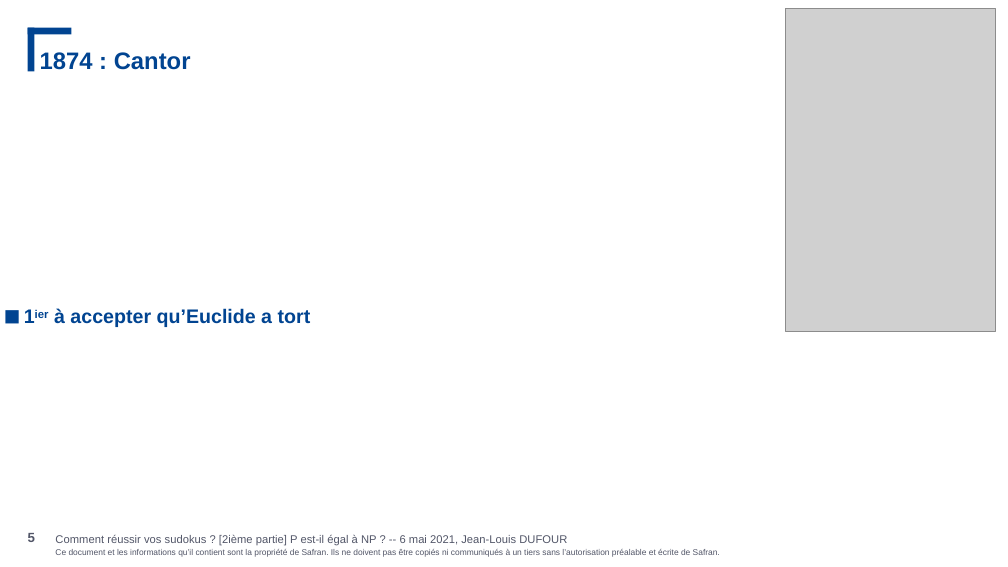
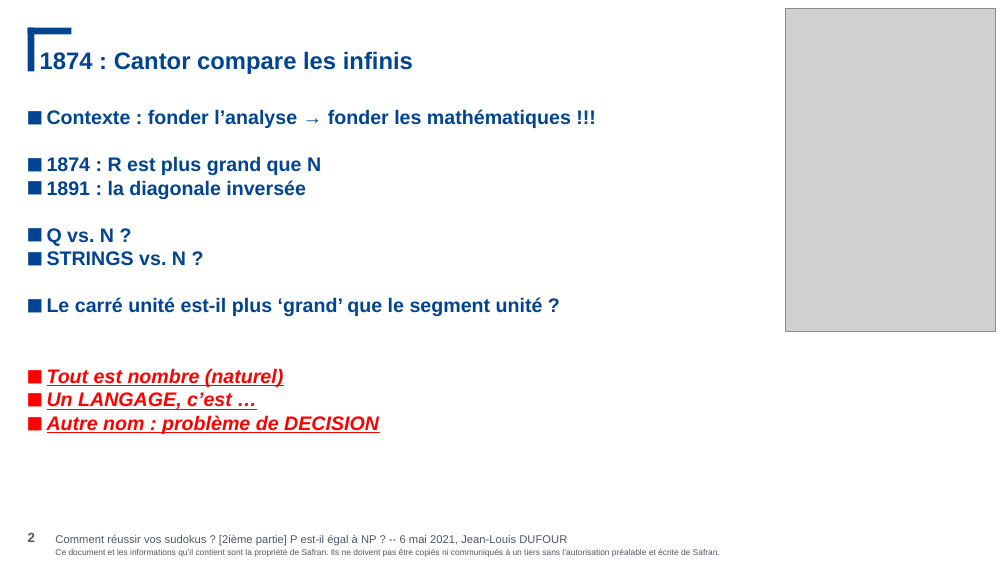
Before and after one commit to JeanLouisDufour/cours_comp, a slide deck: slide 2 of decidability.pptx (slide 5 before the commit). Drawn at 1008x567 pixels with LibreOffice and Linux fonts; fonts in the diff are those of the drawing; grey boxes stand for pictures; background and template pictures are left out. Boxes give left, top, right and bottom in pixels: in the first picture for what was removed or moved away, otherwise in the second. Text is boxed around its words. In the diff, an @@ line names an element or a change of style, - is before the commit and + after.

```diff
--- a/decidability.pptx
+++ b/decidability.pptx
@@ title at bbox=[40, 51, 413, 74]: text changed @@
-1874 : Cantor
+1874 : Cantor compare les infinis
@@ text at bbox=[47, 109, 571, 434]: text changed @@
-■ 1ier à accepter qu’Euclide a tort
+■ Contexte : fonder l’analyse → fonder les mathématiques !!!
+■ 1874 : R est plus grand que N
+■ 1891 : la diagonale inversée
+■ Q vs. N ?
+■ STRINGS vs. N ?
+■ Le carré unité est-il plus ‘grand’ que le segment unité ?
+■ Tout est nombre (naturel)
+■ Un LANGAGE, c’est …
+■ Autre nom : problème de DECISION
@@ page number at bbox=[28, 533, 35, 542]: text changed @@
-5
+2
```
Also in this commit, not shown: 11 other slides changed, 1 other file.
